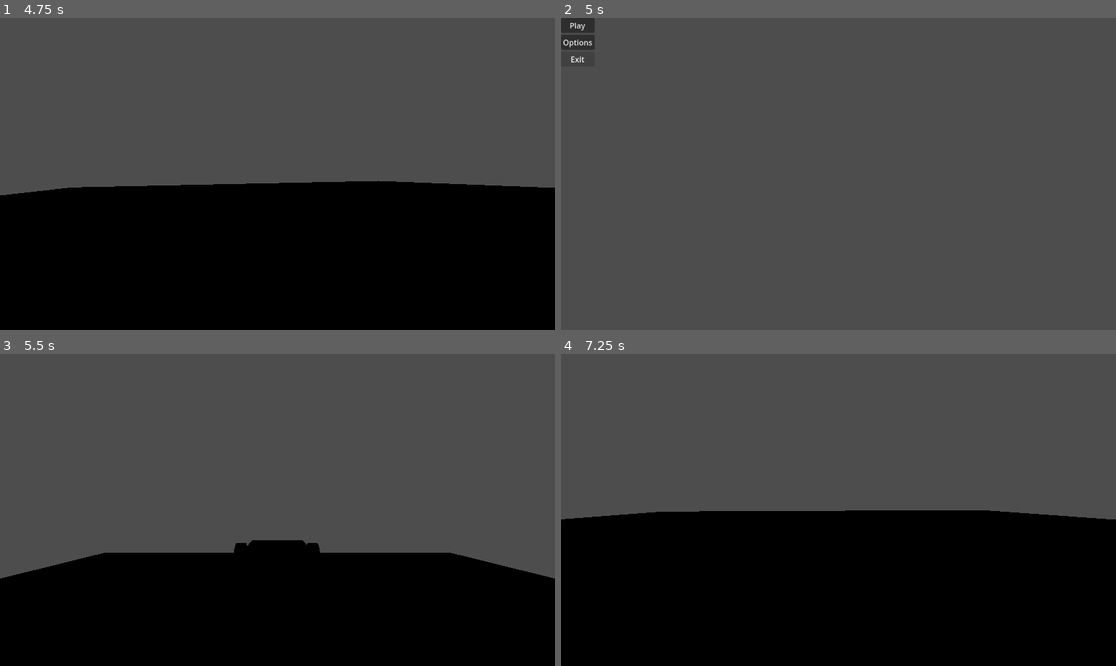
Above: before the commit, frames 1-4 (two rows, left to right).
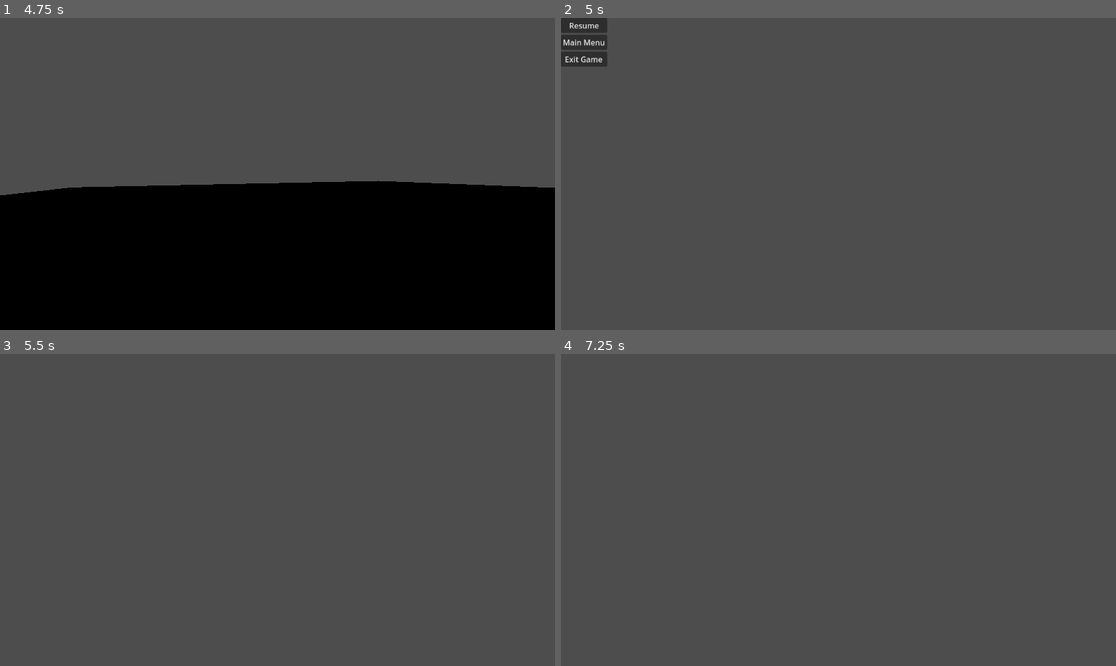
Above: after the commit, the same moments.

Repository: Aadniz/pqcrg
Game: Godot game, scene res://main_menu.tscn
Same seed, same stepped clock (60 frames per second), same inputs: the game is played once before the commit and once after it.
Inputs (mouse positions are in pixels of both pictures, inside the frame that each line leads up to):
- Up to frame 1 (4.75 s): click "Play" at 0.5 s; hold D (right) 1.28-2.03 s; hold S (backward) 2.03-2.78 s; tap Enter at 2.75 s; hold D (right) 2.78-3.53 s; hold W (forward) 3.53-4.28 s; hold A (left) from 4.28 s (still down)
- Up to frame 2 (5 s): keep holding A (left); tap Escape (menu, bound only before the commit) at 4.9 s
- Up to frame 3 (5.5 s): release A (left) at 5 s; click (22, 360) at 5 s, where only the run after the commit has a clickable "Resume"
- Up to frame 4 (7.25 s): hold A (left) 5.78-6.53 s; hold S (backward) from 6.53 s (still down)

Frame 1 is identical in both runs. In frame 2, 0.5% of the frame differs, in the area x 0-9%, y 0-16%; in frame 3, 35%; in frame 4, 49%, in the area x 0-100%, y 50-100%.

Commit message:
Added ingame options menu

Diff:
--- a/prototypegame/game.gd
+++ b/prototypegame/game.gd
@@ -1,13 +1,17 @@
 extends Node3D
 
-func _input(event):
-	if event.is_action_pressed("menu"):
-		get_tree().change_scene_to_file("res://main_menu.tscn")
+@onready var pause_menu = $car/Camera3D/pause_menu
+var paused = false
+
+func _process(delta):
+	if Input.is_action_just_pressed("pause"):
+		pauseMenu()
 # Called when the node enters the scene tree for the first time.
-func _ready():
-	pass # Replace with function body.
-
-
-# Called every frame. 'delta' is the elapsed time since the previous frame.
-func _process(delta):
-	pass
+func pauseMenu():
+	if paused:
+		pause_menu.hide()
+		Engine.time_scale = 1
+	else:
+		pause_menu.show()
+		Engine.time_scale = 0
+	paused = !paused
--- a/prototypegame/game.tscn
+++ b/prototypegame/game.tscn
@@ -1,7 +1,8 @@
-[gd_scene load_steps=9 format=3 uid="uid://bkcgkr3bw3qdv"]
+[gd_scene load_steps=10 format=3 uid="uid://bkcgkr3bw3qdv"]
 
 [ext_resource type="Script" path="res://game.gd" id="1_i6f0p"]
 [ext_resource type="Script" path="res://car.gd" id="2_cvreh"]
+[ext_resource type="PackedScene" uid="uid://d0md85xn4okgj" path="res://pause_menu.tscn" id="3_f7hdu"]
 
 [sub_resource type="BoxMesh" id="BoxMesh_5tlra"]
 size = Vector3(50, 1, 50)
@@ -96,3 +97,6 @@
 
 [node name="Camera3D" type="Camera3D" parent="car"]
 transform = Transform3D(-1, 8.74228e-08, 0, 8.74228e-08, 1, 8.74228e-08, 7.64274e-15, 8.74228e-08, -1, 0, 1.14534, -4.56663)
+
+[node name="pause_menu" parent="car/Camera3D" instance=ExtResource("3_f7hdu")]
+visible = false
--- /dev/null
+++ b/prototypegame/pause_menu.gd
@@ -0,0 +1,14 @@
+extends Control
+
+@onready var main = $"../../../"
+
+func _on_resume_pressed():
+	main.pauseMenu()
+
+
+func _on_main_menu_pressed():
+	get_tree().change_scene_to_file("res://main_menu.tscn")
+
+
+func _on_exit_game_pressed():
+	get_tree().quit()
--- /dev/null
+++ b/prototypegame/pause_menu.tscn
@@ -0,0 +1,36 @@
+[gd_scene load_steps=2 format=3 uid="uid://d0md85xn4okgj"]
+
+[ext_resource type="Script" path="res://pause_menu.gd" id="1_8iswb"]
+
+[node name="pause_menu" type="Control"]
+layout_mode = 3
+anchors_preset = 15
+anchor_right = 1.0
+anchor_bottom = 1.0
+grow_horizontal = 2
+grow_vertical = 2
+script = ExtResource("1_8iswb")
+
+[node name="MarginContainer" type="MarginContainer" parent="."]
+layout_mode = 0
+offset_right = 40.0
+offset_bottom = 40.0
+
+[node name="VBoxContainer" type="VBoxContainer" parent="MarginContainer"]
+layout_mode = 2
+
+[node name="Resume" type="Button" parent="MarginContainer/VBoxContainer"]
+layout_mode = 2
+text = "Resume"
+
+[node name="MainMenu" type="Button" parent="MarginContainer/VBoxContainer"]
+layout_mode = 2
+text = "Main Menu"
+
+[node name="ExitGame" type="Button" parent="MarginContainer/VBoxContainer"]
+layout_mode = 2
+text = "Exit Game"
+
+[connection signal="pressed" from="MarginContainer/VBoxContainer/Resume" to="." method="_on_resume_pressed"]
+[connection signal="pressed" from="MarginContainer/VBoxContainer/MainMenu" to="." method="_on_main_menu_pressed"]
+[connection signal="pressed" from="MarginContainer/VBoxContainer/ExitGame" to="." method="_on_exit_game_pressed"]
--- a/prototypegame/project.godot
+++ b/prototypegame/project.godot
@@ -37,7 +37,7 @@
 "events": [Object(InputEventKey,"resource_local_to_scene":false,"resource_name":"","device":-1,"window_id":0,"alt_pressed":false,"shift_pressed":false,"ctrl_pressed":false,"meta_pressed":false,"pressed":false,"keycode":0,"physical_keycode":68,"key_label":0,"unicode":100,"echo":false,"script":null)
 ]
 }
-menu={
+pause={
 "deadzone": 0.5,
 "events": [Object(InputEventKey,"resource_local_to_scene":false,"resource_name":"","device":-1,"window_id":0,"alt_press …(182 unchanged characters)…
 ]
